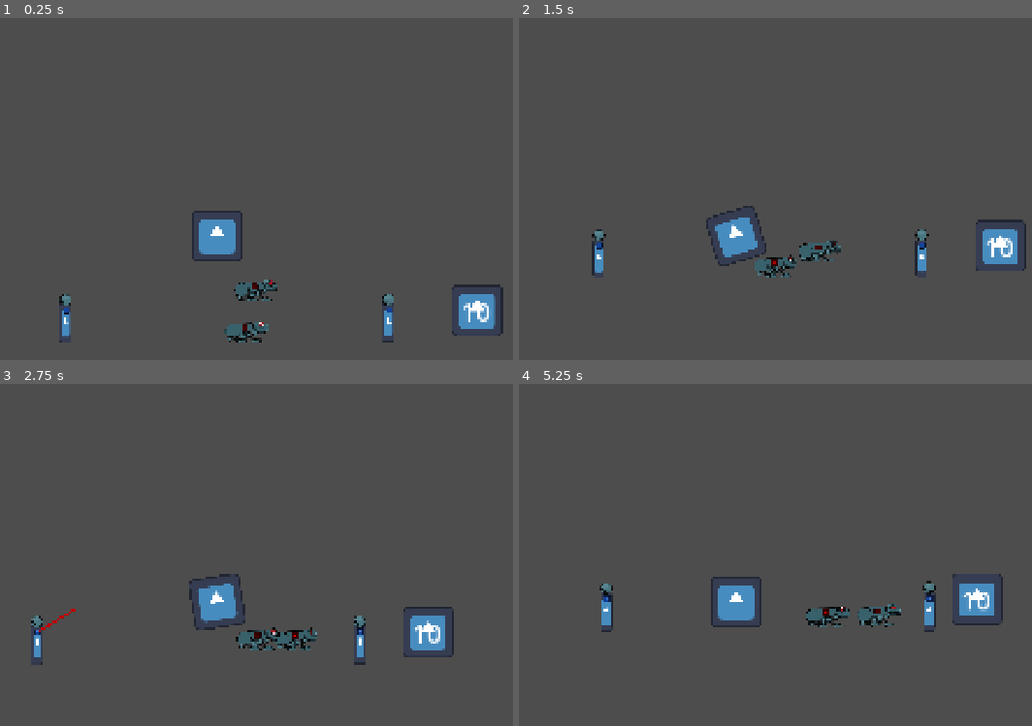
Above: before the commit, frames 1-4 (two rows, left to right).
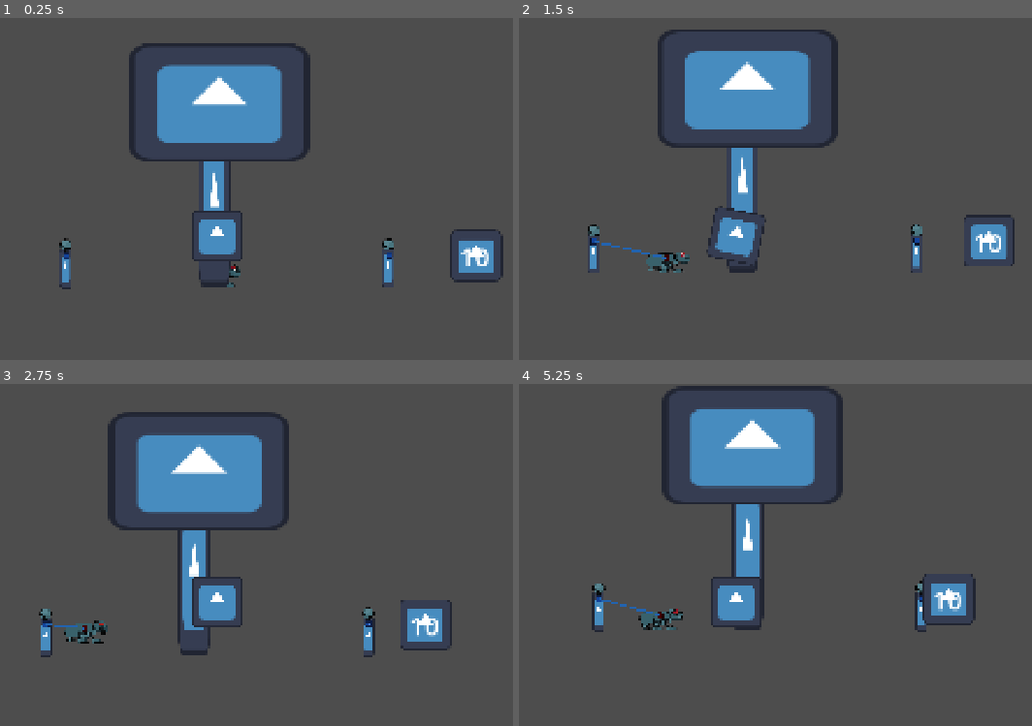
Above: after the commit, the same moments.

Repository: chirp-games/godot-wild-jam-98
Game: Godot game, scene res://game/frog_connections.tscn
Two runs of this game, one before a commit and one after it. Both use one fixed random seed, a clock stepped at 60 frames per second and the inputs below. The project has no main scene, so this scene is started directly. The engine's default icon, where the game draws it, is replaced by a stand-in: a white triangle on a blue panel in a dark square.
Inputs (mouse positions are in pixels of both pictures, inside the frame that each line leads up to):
- Up to frame 1 (0.25 s): no input
- Up to frame 2 (1.5 s): drag from (780, 271) to (585, 264) at 0.52 s; drag from (770, 260) to (590, 243) at 1.27 s
- Up to frame 3 (2.75 s): move the mouse to (76, 609) at 2.02 s; hold Right mouse button (right_click) from 2.03 s (still down); tap Right (r) at 2.1 s; click (76, 609) at 2.17 s
- Up to frame 4 (5.25 s): release Right mouse button (right_click) at 2.75 s; drag from (878, 630) to (outside the picture) at 2.77 s; move the mouse to (970, 667) at 3.52 s; press the mouse at (970, 667) at 3.53 s; tap Left (l) at 3.6 s; release the mouse at (970, 667) at 4.25 s; drag from (outside the picture) to (621, 493) at 4.27 s; move the mouse to (775, 602) at 5.02 s; hold Right mouse button (right_click) from 5.03 s (still down); tap Right (r) at 5.1 s; click (775, 602) at 5.17 s

The runs differ from the first frame. In frame 1, 11% of the frame differs, in the area x 11-99%, y 7-95%; in frame 2, 11%; in frame 3, 12%, in the area x 6-89%, y 8-83%; in frame 4, 12%.

Commit message:
frogs can now be dragged to a tower to connect them

Diff:
--- /dev/null
+++ b/game/command_center.gd
@@ -0,0 +1,9 @@
+extends Node2D
+
+@onready var area2d: Node2D = %Area2D
+
+
+func _on_area_2d_body_entered(body: Node2D) -> void:
+	if body.is_in_group("enemy"):
+		print("Attacked by enemy!")
+		body.queue_free()
--- /dev/null
+++ b/game/command_center.tscn
@@ -0,0 +1,29 @@
+[gd_scene format=3 uid="uid://rpoy2rwaecgm"]
+
+[ext_resource type="Texture2D" uid="uid://c8o38o30vq1wj" path="res://icon.svg" id="1_0fws8"]
+[ext_resource type="Script" uid="uid://b0equb1lsvid7" path="res://game/command_center.gd" id="1_l4tar"]
+
+[sub_resource type="RectangleShape2D" id="RectangleShape2D_6w6ra"]
+size = Vector2(59, 565.5)
+
+[node name="CommandCenter" type="Node2D" unique_id=1931686413]
+script = ExtResource("1_l4tar")
+
+[node name="Sprite2D" type="Sprite2D" parent="." unique_id=1033131960]
+position = Vector2(-9.000002, -201)
+scale = Vector2(0.609375, 3.1699216)
+texture = ExtResource("1_0fws8")
+
+[node name="Sprite2D2" type="Sprite2D" parent="." unique_id=599097878]
+position = Vector2(3.000001, -453.00006)
+scale = Vector2(3.4804685, 2.3066406)
+texture = ExtResource("1_0fws8")
+
+[node name="Area2D" type="Area2D" parent="." unique_id=1378758993]
+unique_name_in_owner = true
+
+[node name="CollisionShape2D" type="CollisionShape2D" parent="Area2D" unique_id=502094763]
+position = Vector2(-10, -285)
+shape = SubResource("RectangleShape2D_6w6ra")
+
+[connection signal="body_entered" from="Area2D" to="." method="_on_area_2d_body_entered"]
--- /dev/null
+++ b/game/dragable_character_body.gd
@@ -0,0 +1,35 @@
+extends CharacterBody2D
+
+class_name DragableCharacterBody
+
+@export var drag_area: Area2D
+
+signal picked_up
+signal dropped
+
+var grid_size = Vector2(1, 1)
+var dragging := false
+var drag_offset := Vector2.ZERO
+
+func _ready() -> void:
+	drag_area.input_event.connect(_on_gui_input)
+
+func _process(_delta: float) -> void:
+	pass
+
+func _physics_process(delta: float) -> void:
+	if dragging:
+		position = floor((drag_offset + get_global_mouse_position()) / grid_size) * grid_size
+		velocity = Vector2.ZERO
+
+func _on_gui_input(viewport, event: InputEvent, shape) -> void:
+	if event.is_action_pressed("left_click"):
+		scale *= 1.1
+		dragging = true
+		picked_up.emit()
+		drag_offset = floor((position - get_global_mouse_position()) / grid_size) * grid_size + grid_size
+
+	if event.is_action_released("left_click"):
+		scale *= 1. / 1.1
+		dropped.emit()
+		dragging = false
--- a/game/enemy/enemy.gd
+++ b/game/enemy/enemy.gd
@@ -14,12 +14,9 @@
 
 
 func pathfind(player):
-	var direction = 0
-	if player.position.x < position.x:
-		direction = -1
-	else:
-		direction = 1
-	velocity.x = direction * 20
+	# Walk torwards the center of the map, that is where the home base is
+	var direction = -sign(position.x)
+	velocity.x = direction * 30
 
 	move_and_slide()
 
--- a/game/frog_connections.gd
+++ b/game/frog_connections.gd
@@ -2,9 +2,15 @@
 
 var currently_building_wire: Wire
 const wire_scene = preload("res://game/MechBuilder/Wire.tscn")
+const MAX_CONNECTION_DIST = 300
+
+var frogs_to_closest_tower: Dictionary[MiniFrog, Tower] = {}
 
 func find_wire_receptacles():
 	return get_tree().get_nodes_in_group("wire_receptacle")
+
+func find_wires():
+	return get_tree().get_nodes_in_group("wire")
 
 func find_towers():
 	return get_tree().get_nodes_in_group("tower")
@@ -14,33 +20,23 @@
 
 
 func _ready() -> void:
-	for receptacle: WireReceptacle in find_wire_receptacles():
-		receptacle.wire_started.connect(func(): _wire_started(receptacle))
-	for tower: Tower in find_towers():
-		tower.enemy_detected.connect(func(enemy: Enemy): _enemy_detected(tower, enemy))
 	for frog: MiniFrog in find_mini_frogs():
 		frog.create_attack.connect(func(bullet_spawner: BulletSpawner): await _create_attack(frog, bullet_spawner))
 
-func _wire_started(receptacle: WireReceptacle):
-	if currently_building_wire:
-		return
-	var w: Wire = wire_scene.instantiate()
-	%Wires.add_child(w)
-	w.a = receptacle
-	currently_building_wire = w
+func _process(delta: float) -> void:
+	for frog: MiniFrog in find_mini_frogs():
+		var closest_tower = frogs_to_closest_tower.get(frog)
+		var new_closest_tower := get_closest_tower(frog)
 
-func try_placing_wire():
-	if not currently_building_wire:
-		return
-	for receptacle: WireReceptacle in find_wire_receptacles():
-		if currently_building_wire.a == receptacle:
-			continue
-		if receptacle.get_global_rect().has_point(get_global_mouse_position()) and receptacle.type != currently_building_wire.a.type:
-			currently_building_wire.b = receptacle
-			currently_building_wire = null
-			return
-	currently_building_wire.queue_free()
-	currently_building_wire = null
+		if closest_tower != new_closest_tower:
+			frogs_to_closest_tower[frog] = new_closest_tower
+
+		if frog.global_position.distance_to(new_closest_tower.global_position) > MAX_CONNECTION_DIST:
+			closest_tower_lost(frog)
+			frogs_to_closest_tower[frog] = null
+
+		if frogs_to_closest_tower[frog]:
+			closest_tower_found(frog, frogs_to_closest_tower[frog])
 
 func _enemy_detected(tower: Tower, enemy: Enemy):
 	var frogs = tower.get_connected_frogs()
@@ -52,7 +48,22 @@
 	bullet_spawner.global_position = frog.global_position + Vector2(20, -10)
 	await bullet_spawner.fire_bullets()
 
+func get_closest_tower(frog: MiniFrog) -> Tower:
+	var towers = find_towers()
+	towers.sort_custom(func(x: Tower, y: Tower): return x.global_position.distance_squared_to(frog.global_position) < y.global_position.distance_squared_to(frog.global_position))
+	return towers.get(0)
 
-func _input(event: InputEvent) -> void:
-	if event.is_action_released("right_click", true):
-		try_placing_wire()
+func create_wire(frog: MiniFrog, tower: Tower):
+	var w: Wire = wire_scene.instantiate()
+	w.a = frog.get_receptacle()
+	w.b = tower.wire_receptacle
+	%Wires.add_child(w)
+
+func closest_tower_lost(frog: MiniFrog):
+	# When the frog is picked up, remove any current connections
+	for wire in find_wires():
+		if wire.a == frog.get_receptacle():
+			wire.queue_free()
+
+func closest_tower_found(frog: MiniFrog, tower: Tower):
+	create_wire(frog, tower)
--- a/game/frog_connections.tscn
+++ b/game/frog_connections.tscn
@@ -2,6 +2,7 @@
 
 [ext_resource type="Script" uid="uid://chcx47tvajonj" path="res://game/frog_connections.gd" id="1_8g4b2"]
 [ext_resource type="PackedScene" uid="uid://yttymwbco8y" path="res://game/mini-frog/mini-frog.tscn" id="1_61hrf"]
+[ext_resource type="PackedScene" uid="uid://rpoy2rwaecgm" path="res://game/command_center.tscn" id="2_2ln5f"]
 [ext_resource type="PackedScene" uid="uid://bnyja1vayqlh3" path="res://game/mini-frog/frog-sensor.tscn" id="2_aec48"]
 [ext_resource type="PackedScene" uid="uid://bcqcmbu10gh4t" path="res://game/player/player.tscn" id="3_tq3h0"]
 [ext_resource type="PackedScene" uid="uid://b22k0k0k652xu" path="res://game/enemy/Enemy.tscn" id="5_p252j"]
@@ -11,11 +12,10 @@
 [node name="FrogConnections" type="Node2D" unique_id=805289186]
 script = ExtResource("1_8g4b2")
 
-[node name="MiniFrog" parent="." unique_id=1328041036 instance=ExtResource("1_61hrf")]
-position = Vector2(105, -149)
+[node name="MiniFrog" parent="." unique_id=1967870937 instance=ExtResource("1_61hrf")]
 
-[node name="MiniFrog2" parent="." unique_id=501854547 instance=ExtResource("1_61hrf")]
-position = Vector2(81, -47)
+[node name="CommandCenter" parent="." unique_id=1931686413 instance=ExtResource("2_2ln5f")]
+position = Vector2(10, -5)
 
 [node name="FrogSensor" parent="." unique_id=83631577 groups=["tower"] instance=ExtResource("2_aec48")]
 position = Vector2(-366, 2)
@@ -29,7 +29,7 @@
 shape = SubResource("WorldBoundaryShape2D_6w6ra")
 
 [node name="Player" parent="." unique_id=1271694453 groups=["player"] instance=ExtResource("3_tq3h0")]
-position = Vector2(8, -292)
+position = Vector2(8, -66)
 
 [node name="Wires" type="Node2D" parent="." unique_id=1126853350]
 unique_name_in_owner = true
--- a/game/mini-frog/frog_sensor.gd
+++ b/game/mini-frog/frog_sensor.gd
@@ -3,6 +3,9 @@
 class_name Tower
 
 signal enemy_detected(enemy: Enemy)
+
+const MINI_FROG_MECH = preload("res://game/mini-frog/mini-frog.tscn")
+const WIRE_SCENE = preload("res://game/MechBuilder/Wire.tscn")
 
 @onready var enemy_detection_area: Area2D = %EnemyDetectionArea
 @onready var wire_receptacle: WireReceptacle = %WireReceptacle
--- a/game/mini-frog/mini-frog.tscn
+++ b/game/mini-frog/mini-frog.tscn
@@ -3,12 +3,17 @@
 [ext_resource type="Texture2D" uid="uid://dqd5uy0vkmxhq" path="res://assets/mech/assembly.png" id="1_5215t"]
 [ext_resource type="Script" uid="uid://5jbhnmmn4a6g" path="res://game/mini-frog/mini_frog.gd" id="1_r1jt1"]
 [ext_resource type="PackedScene" uid="uid://xcfjxblbj421" path="res://game/MechBuilder/WireReceptacle.tscn" id="2_s5sjp"]
+[ext_resource type="Script" uid="uid://dshvdiw0hy7nd" path="res://include/comment/comment.gd" id="4_sqdhb"]
 
 [sub_resource type="RectangleShape2D" id="RectangleShape2D_s5sjp"]
 size = Vector2(91, 46)
 
-[node name="MiniFrog" type="CharacterBody2D" unique_id=1967870937 groups=["mini_frog"]]
+[sub_resource type="RectangleShape2D" id="RectangleShape2D_sqdhb"]
+size = Vector2(113, 62)
+
+[node name="MiniFrog" type="CharacterBody2D" unique_id=1967870937 node_paths=PackedStringArray("drag_area") groups=["mini_frog"]]
 script = ExtResource("1_r1jt1")
+drag_area = NodePath("DragArea")
 
 [node name="Sprite2D" type="Sprite2D" parent="." unique_id=916276045]
 position = Vector2(0, 0.9999962)
@@ -25,3 +30,20 @@
 [node name="CollisionShape2D" type="CollisionShape2D" parent="." unique_id=259769772]
 position = Vector2(-2.5, 4)
 shape = SubResource("RectangleShape2D_s5sjp")
+
+[node name="Comment" type="Label" parent="." unique_id=812944619]
+offset_left = -101.0
+offset_top = -79.0
+offset_right = 218.0
+offset_bottom = -30.0
+text = "Guy who can be assinged to any
+command tower. He can be dragged to it."
+script = ExtResource("4_sqdhb")
+metadata/_custom_type_script = "uid://dshvdiw0hy7nd"
+
+[node name="DragArea" type="Area2D" parent="." unique_id=1964386435]
+
+[node name="CollisionShape2D" type="CollisionShape2D" parent="DragArea" unique_id=1564428904]
+position = Vector2(1.5, 2)
+shape = SubResource("RectangleShape2D_sqdhb")
+debug_color = Color(1, 0.53516644, 0.45565265, 0.41960785)
--- a/game/mini-frog/mini_frog.gd
+++ b/game/mini-frog/mini_frog.gd
@@ -1,4 +1,4 @@
-extends CharacterBody2D
+extends DragableCharacterBody
 
 class_name MiniFrog
 
@@ -6,7 +6,6 @@
 ## It should patrol around the point it is connected to
 
 var direction := 1.
-var just_connected := true
 
 signal create_attack(bullet_spawner: BulletSpawner)
 
@@ -22,14 +21,15 @@
 	return null
 
 func _process(delta: float) -> void:
-	var tower = get_connected_tower()
-	if tower and just_connected:
-		global_position = tower.global_position
-		just_connected = false
-	if not tower:
-		just_connected = true
+	super._process(delta)
 
 func _physics_process(delta: float) -> void:
+	super._physics_process(delta)
+
+	# Do not do anything when being dragged
+	if dragging:
+		return
+
 	# Add gravity
 	velocity.y += 9.81
 	# AI
@@ -39,6 +39,9 @@
 
 	move_and_slide()
 
+func get_receptacle() -> WireReceptacle:
+	return wire_recpetacle
+
 func try_attack(enemy: Enemy):
 	var b = BulletSpawner.new()
 	b.target_enemy = enemy
--- a/game/player/player.gd
+++ b/game/player/player.gd
@@ -10,7 +10,6 @@
 # Called when the node enters the scene tree for the first time.
 func _ready() -> void:
 	pass # Replace with function body.
-
 
 # Called every frame. 'delta' is the elapsed time since the previous frame.
 func _physics_process(delta: float) -> void:
--- a/include/comment/comment.gd
+++ b/include/comment/comment.gd
@@ -1,5 +1,7 @@
 @tool
 extends Label
+
+class_name Comment
 
 func _ready():
 	if not Engine.is_editor_hint():
Not shown, added: game/command_center.gd.uid
Not shown, added: game/dragable_character_body.gd.uid
